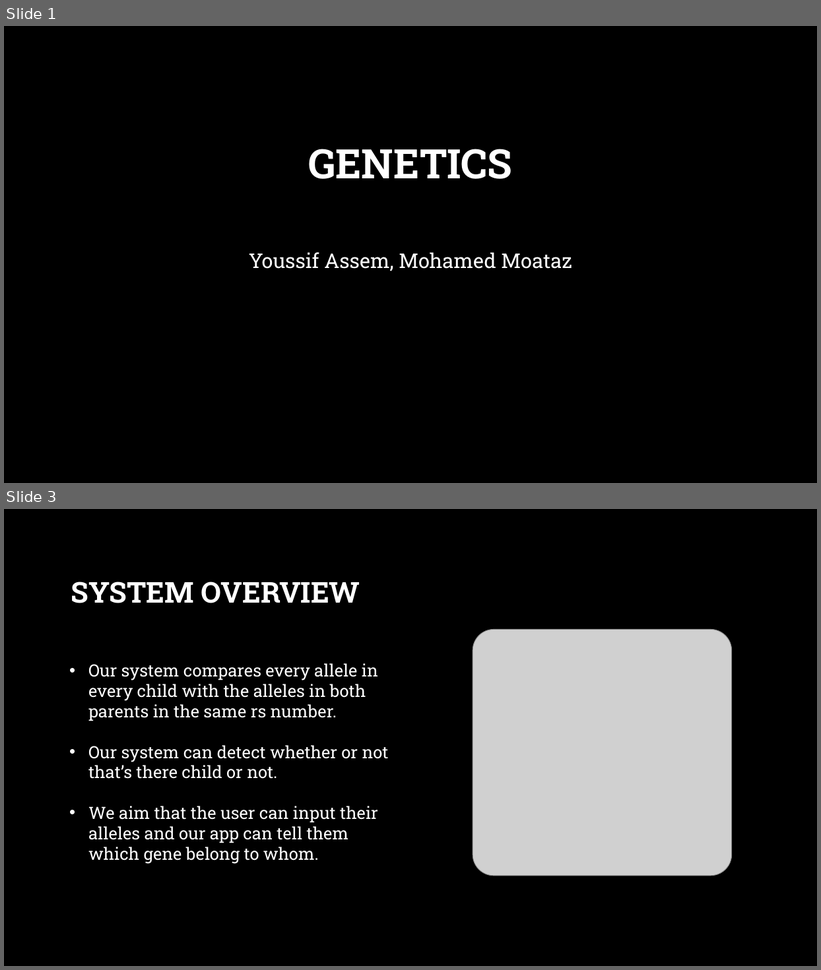
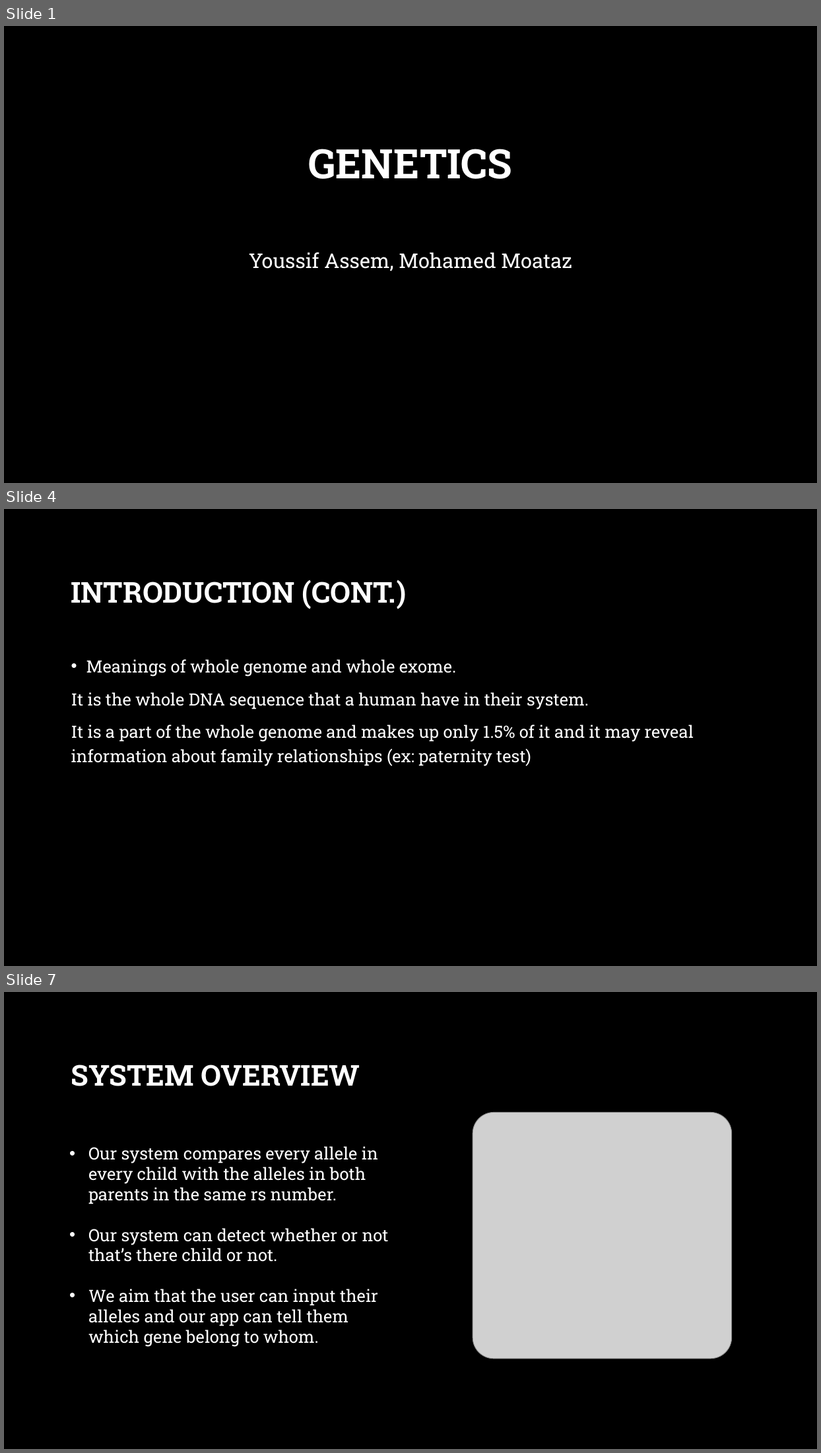
Before and after one commit to YoussifAssem/Genatac, a slide deck: E-Genetics/presentations/Genetics.pptx. Shown one above the other, each under a label of ours: slides 1 and 3 before the commit, slides 1, 4 and 7 after it; the slides between them are not shown. The pictures are 821x970 and 821x1453 pixels, drawn with LibreOffice and Linux fonts; fonts in the diff are those of the drawing; grey boxes stand for pictures; background and template pictures are left out. Boxes give left, top, right and bottom in pixels: in the first picture for what was removed or moved away, otherwise in the second. Text is boxed around its words. In the diff, an @@ line names an element or a change of style, - is before the commit and + after.

```diff
--- a/E-Genetics/presentations/Genetics.pptx
+++ b/E-Genetics/presentations/Genetics.pptx
@@ slide 4 added at [4, 509, 817, 966], background picture (left out) @@
@@ title added at [71, 580, 406, 609], 34 pt, text #FFFFFF, bold @@
+INTRODUCTION (CONT.)
@@ text added at [71, 659, 694, 766], 20 pt, text #FFFFFF @@
+• Meanings of whole genome and whole exome.
+It is the whole DNA sequence that a human have in their system.
+It is a part of the whole genome and makes up only 1.5% of it and it may reveal information about family relationships (ex: paternity test)
@@ what was slide 3 is now slide 7 @@
```
Also in this commit, not shown: 1 slide changed, 10 other slides added, 1 slide removed.
